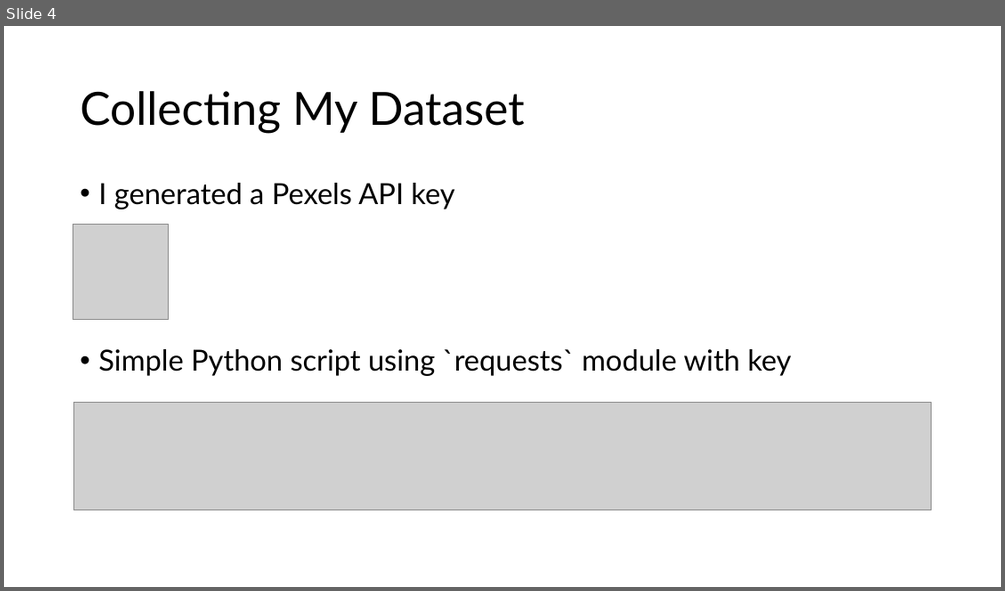
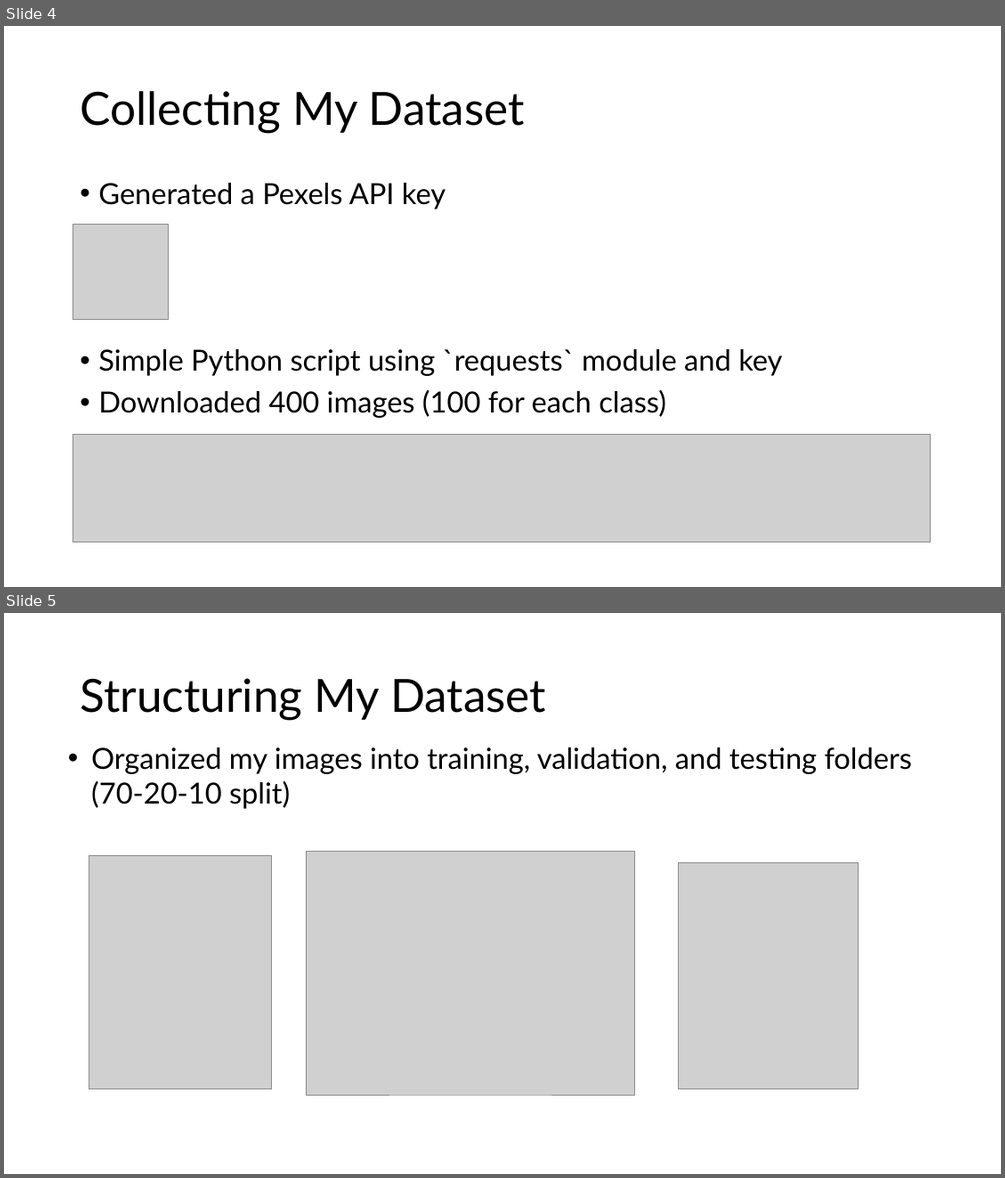
Before and after one commit to henryroeth/cpsc386-cv-project, a slide deck: docs/Project_Presentation_HKR.pptx. Shown one above the other, each under a label of ours: slide 4 before the commit, slides 4 and 5 after it. The pictures are 1005x591 and 1005x1178 pixels, drawn with LibreOffice and Linux fonts; fonts in the diff are those of the drawing; grey boxes stand for pictures. Boxes give left, top, right and bottom in pixels: in the first picture for what was removed or moved away, otherwise in the second. Text is boxed around its words. In the diff, an @@ line names an element or a change of style, - is before the commit and + after.

```diff
--- a/docs/Project_Presentation_HKR.pptx
+++ b/docs/Project_Presentation_HKR.pptx
@@ slide 5 added at bbox=[4, 613, 1001, 1174], background #FFFFFF @@
@@ title added at bbox=[80, 678, 546, 720], 44 pt, text #000000 @@
+Structuring My Dataset
@@ text added at bbox=[91, 747, 913, 809], 28 pt, text #000000 @@
+• Organized my images into training, validation, and testing folders (70-20-10 split)
@@ picture added at bbox=[306, 852, 635, 1094] @@
@@ picture added at bbox=[89, 856, 272, 1089] @@
@@ picture added at bbox=[679, 863, 858, 1089] @@
@@ slide 4 changed as well @@
@@ text at bbox=[98, 183, 782, 418]: text changed @@
-• I generated a Pexels API key
-• Simple Python script using `requests` module with key
+• Generated a Pexels API key
+• Simple Python script using `requests` module and key
+• Downloaded 400 images (100 for each class)
@@ picture: place and size @@
-picture at bbox=[73, 402, 931, 510]
+picture at bbox=[73, 434, 930, 542]
```
Also in this commit, not shown: 3 other slides changed, 4 other slides added, 2 slides removed.
